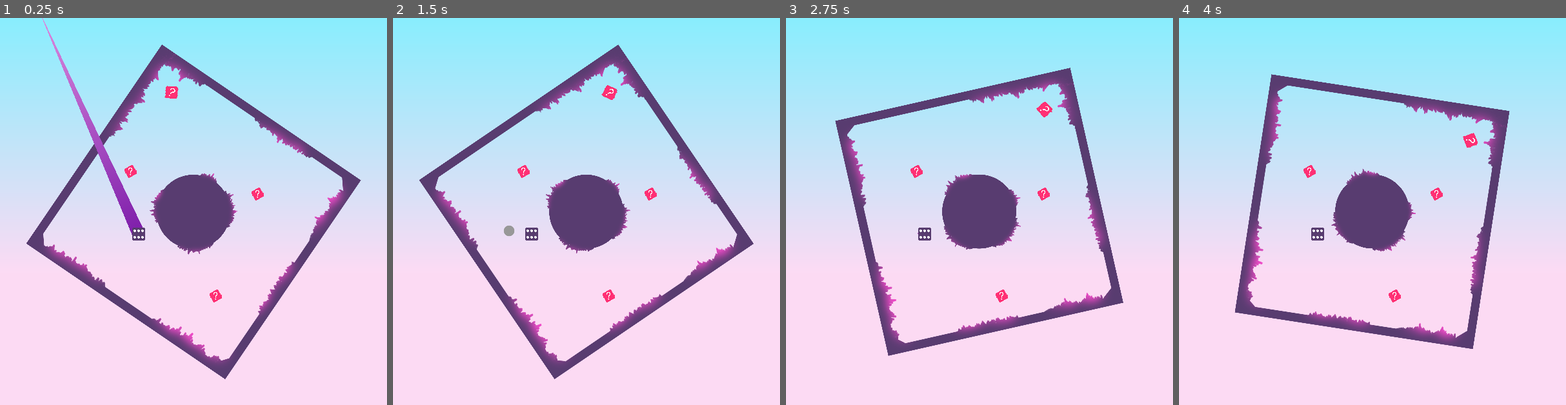
Above: before the commit, frames 1-4 (left to right).
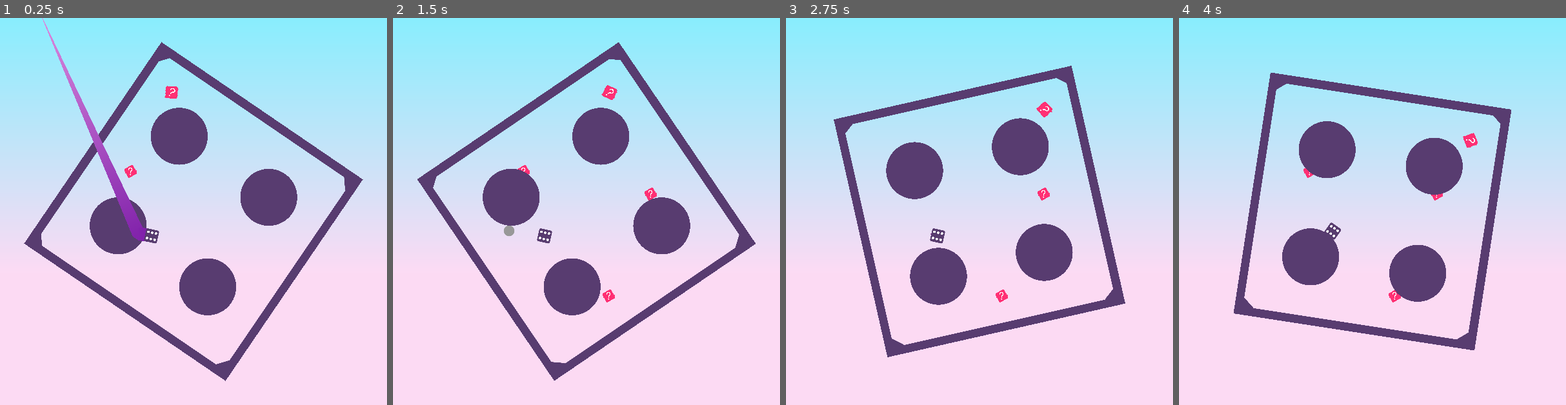
Above: after the commit, the same moments.

Repository: ardoardo02/Project-GMTK-2022
Game: Godot game, scene res://Main.tscn
Two runs of this game, one before a commit and one after it. Both use one fixed random seed, a clock stepped at 60 frames per second and the inputs below.
Inputs (mouse positions are in pixels of both pictures, inside the frame that each line leads up to):
- Up to frame 1 (0.25 s): no input
- Up to frame 2 (1.5 s): move the mouse to (671, 192) at 0.52 s; click (671, 192) at 0.67 s; move the mouse to (509, 230) at 1.27 s; click (509, 230) at 1.42 s
- Up to frame 3 (2.75 s): move the mouse to (1018, 126) at 2.02 s; click (1018, 126) at 2.17 s
- Up to frame 4 (4 s): move the mouse to (1353, 288) at 2.77 s; click (1353, 288) at 2.92 s; move the mouse to (1488, 269) at 3.52 s; click (1488, 269) at 3.67 s

The runs differ from the first frame. In frame 1, 13% of the frame differs, in the area x 6-94%, y 6-94%; in frame 2, 14%; in frame 3, 14%, in the area x 12-88%, y 12-88%; in frame 4, 14%.

Commit message:
6 map

Diff:
--- a/Main.tscn
+++ b/Main.tscn
@@ -1,6 +1,6 @@
 [gd_scene load_steps=8 format=2]
 
-[ext_resource path="res://Scene/Level.tscn" type="PackedScene" id=1]
+[ext_resource path="res://Scene/NewLevel.tscn" type="PackedScene" id=1]
 [ext_resource path="res://Scene/Daisu.tscn" type="PackedScene" id=2]
 [ext_resource path="res://Scene/User.tscn" type="PackedScene" id=3]
 [ext_resource path="res://Scene/Poin/Poin.tscn" type="PackedScene" id=4]
@@ -32,11 +32,6 @@
 [node name="Cursor" parent="." instance=ExtResource( 3 )]
 position = Vector2( 154, 333 )
 
-[node name="Level" parent="." instance=ExtResource( 1 )]
-position = Vector2( 300, 300 )
-rotation = 0.523599
-scale = Vector2( 0.6, 0.6 )
-
 [node name="Poin" parent="." instance=ExtResource( 4 )]
 position = Vector2( 334, 431 )
 scale = Vector2( 0.05, 0.05 )
@@ -48,3 +43,8 @@
 [node name="Poin3" parent="." instance=ExtResource( 4 )]
 position = Vector2( 399, 273 )
 scale = Vector2( 0.05, 0.05 )
+
+[node name="Level" parent="." instance=ExtResource( 1 )]
+position = Vector2( 300, 300 )
+rotation = 0.523599
+scale = Vector2( 0.6, 0.6 )
--- a/Scene/Border/Border.gd
+++ b/Scene/Border/Border.gd
@@ -12,7 +12,3 @@
 # Called every frame. 'delta' is the elapsed time since the previous frame.
 #func _process(delta):
 #	pass
-
-
-func _on_Spike_body_entered(body):
-	emit_signal("damaged")
--- /dev/null
+++ b/Scene/Border/Border.tscn
@@ -0,0 +1,19 @@
+[gd_scene load_steps=3 format=2]
+
+[ext_resource path="res://Scene/Border/Border.png" type="Texture" id=1]
+[ext_resource path="res://Scene/Border/Border.gd" type="Script" id=2]
+
+[node name="Border" type="StaticBody2D"]
+script = ExtResource( 2 )
+
+[node name="Sprite" type="Sprite" parent="."]
+scale = Vector2( 0.14, 0.14 )
+texture = ExtResource( 1 )
+
+[node name="CollisionPolygon2D" type="CollisionPolygon2D" parent="."]
+polygon = PoolVector2Array( 271, 294, -273, 294, -293, 270, -293, -270, -274, -293, 272, -293, 294, -266, 294, 267, 315, 315, 315, -315, -315, -315, -315, 315, 315, 315, 294, 267 )
+
+[node name="DetectKeluar" type="Area2D" parent="."]
+
+[node name="Dinding" type="CollisionPolygon2D" parent="DetectKeluar"]
+polygon = PoolVector2Array( 315, -315, 315, 315, -315, 315, -315, -315, -315, -448, -448, -448, -448, 448, 448, 448, 448, -448, -315, -448, -315, -315 )
--- a/Scene/Dot/Dot.gd
+++ b/Scene/Dot/Dot.gd
@@ -1,7 +1,4 @@
 extends StaticBody2D
-
-
-signal damaged
 
 
 # Called when the node enters the scene tree for the first time.
@@ -12,7 +9,3 @@
 # Called every frame. 'delta' is the elapsed time since the previous frame.
 #func _process(delta):
 #	pass
-
-
-func _on_Spike_body_entered(body):
-	emit_signal("damaged")
--- /dev/null
+++ b/Scene/Dot/Titik.tscn
@@ -0,0 +1,17 @@
+[gd_scene load_steps=4 format=2]
+
+[ext_resource path="res://Scene/Dot/dot.png" type="Texture" id=1]
+[ext_resource path="res://Scene/Dot/Dot.gd" type="Script" id=2]
+
+[sub_resource type="CircleShape2D" id=1]
+radius = 120.037
+
+[node name="Dot" type="StaticBody2D"]
+script = ExtResource( 2 )
+
+[node name="Sprite" type="Sprite" parent="."]
+scale = Vector2( 0.055, 0.055 )
+texture = ExtResource( 1 )
+
+[node name="CollisionShape" type="CollisionShape2D" parent="."]
+shape = SubResource( 1 )
--- /dev/null
+++ b/Scene/Dot/Titik2.tscn
@@ -0,0 +1,13 @@
+[gd_scene load_steps=2 format=2]
+
+[ext_resource path="res://Scene/Dot/Titik.tscn" type="PackedScene" id=1]
+
+[node name="Titik2" type="Node2D"]
+
+[node name="Dot" parent="." instance=ExtResource( 1 )]
+position = Vector2( 115, 115 )
+scale = Vector2( 0.75, 0.75 )
+
+[node name="Dot2" parent="." instance=ExtResource( 1 )]
+position = Vector2( -115, -115 )
+scale = Vector2( 0.75, 0.75 )
--- /dev/null
+++ b/Scene/Dot/Titik3.tscn
@@ -0,0 +1,16 @@
+[gd_scene load_steps=2 format=2]
+
+[ext_resource path="res://Scene/Dot/Titik.tscn" type="PackedScene" id=1]
+
+[node name="Titik3" type="Node2D"]
+
+[node name="Dot" parent="." instance=ExtResource( 1 )]
+scale = Vector2( 0.55, 0.55 )
+
+[node name="Dot2" parent="." instance=ExtResource( 1 )]
+position = Vector2( -155, -155 )
+scale = Vector2( 0.55, 0.55 )
+
+[node name="Dot3" parent="." instance=ExtResource( 1 )]
+position = Vector2( 155, 155 )
+scale = Vector2( 0.55, 0.55 )
--- /dev/null
+++ b/Scene/Dot/Titik4.tscn
@@ -0,0 +1,21 @@
+[gd_scene load_steps=2 format=2]
+
+[ext_resource path="res://Scene/Dot/Titik.tscn" type="PackedScene" id=1]
+
+[node name="Titik4" type="Node2D"]
+
+[node name="Dot" parent="." instance=ExtResource( 1 )]
+position = Vector2( -140, -140 )
+scale = Vector2( 0.6, 0.6 )
+
+[node name="Dot2" parent="." instance=ExtResource( 1 )]
+position = Vector2( 140, -140 )
+scale = Vector2( 0.6, 0.6 )
+
+[node name="Dot3" parent="." instance=ExtResource( 1 )]
+position = Vector2( -140, 140 )
+scale = Vector2( 0.6, 0.6 )
+
+[node name="Dot4" parent="." instance=ExtResource( 1 )]
+position = Vector2( 140, 140 )
+scale = Vector2( 0.6, 0.6 )
--- /dev/null
+++ b/Scene/Dot/Titik5.tscn
@@ -0,0 +1,24 @@
+[gd_scene load_steps=2 format=2]
+
+[ext_resource path="res://Scene/Dot/Titik.tscn" type="PackedScene" id=1]
+
+[node name="Titik5" type="Node2D"]
+
+[node name="Dot" parent="." instance=ExtResource( 1 )]
+scale = Vector2( 0.45, 0.45 )
+
+[node name="Dot2" parent="." instance=ExtResource( 1 )]
+position = Vector2( -160, -160 )
+scale = Vector2( 0.45, 0.45 )
+
+[node name="Dot3" parent="." instance=ExtResource( 1 )]
+position = Vector2( 160, -160 )
+scale = Vector2( 0.45, 0.45 )
+
+[node name="Dot4" parent="." instance=ExtResource( 1 )]
+position = Vector2( -160, 160 )
+scale = Vector2( 0.45, 0.45 )
+
+[node name="Dot5" parent="." instance=ExtResource( 1 )]
+position = Vector2( 160, 160 )
+scale = Vector2( 0.45, 0.45 )
--- /dev/null
+++ b/Scene/Dot/Titik6.tscn
@@ -0,0 +1,29 @@
+[gd_scene load_steps=2 format=2]
+
+[ext_resource path="res://Scene/Dot/Titik.tscn" type="PackedScene" id=1]
+
+[node name="Titik6" type="Node2D"]
+
+[node name="Dot" parent="." instance=ExtResource( 1 )]
+position = Vector2( -135, 0 )
+scale = Vector2( 0.35, 0.35 )
+
+[node name="Dot6" parent="." instance=ExtResource( 1 )]
+position = Vector2( 135, 0 )
+scale = Vector2( 0.35, 0.35 )
+
+[node name="Dot2" parent="." instance=ExtResource( 1 )]
+position = Vector2( -135, -170 )
+scale = Vector2( 0.35, 0.35 )
+
+[node name="Dot3" parent="." instance=ExtResource( 1 )]
+position = Vector2( 135, -170 )
+scale = Vector2( 0.35, 0.35 )
+
+[node name="Dot4" parent="." instance=ExtResource( 1 )]
+position = Vector2( -135, 170 )
+scale = Vector2( 0.35, 0.35 )
+
+[node name="Dot5" parent="." instance=ExtResource( 1 )]
+position = Vector2( 135, 170 )
+scale = Vector2( 0.35, 0.35 )
--- /dev/null
+++ b/Scene/NewLevel.tscn
@@ -0,0 +1,17 @@
+[gd_scene load_steps=5 format=2]
+
+[ext_resource path="res://Scene/Dot/Titik4.tscn" type="PackedScene" id=1]
+[ext_resource path="res://Scene/Border/Border.tscn" type="PackedScene" id=2]
+[ext_resource path="res://Scene/Level.gd" type="Script" id=3]
+[ext_resource path="res://Scene/Poin/Poin.tscn" type="PackedScene" id=4]
+
+[node name="Level" type="Node2D"]
+script = ExtResource( 3 )
+
+[node name="Poin" parent="." instance=ExtResource( 4 )]
+position = Vector2( -221, -222 )
+scale = Vector2( 0.1, 0.1 )
+
+[node name="Border" parent="." instance=ExtResource( 2 )]
+
+[node name="Titik4" parent="." instance=ExtResource( 1 )]
Binary file added: Scene/Border/Border.png
Not shown, added: Scene/Border/Border.png.import
Binary file added: Scene/Dot/dot.png
Not shown, added: Scene/Dot/dot.png.import
